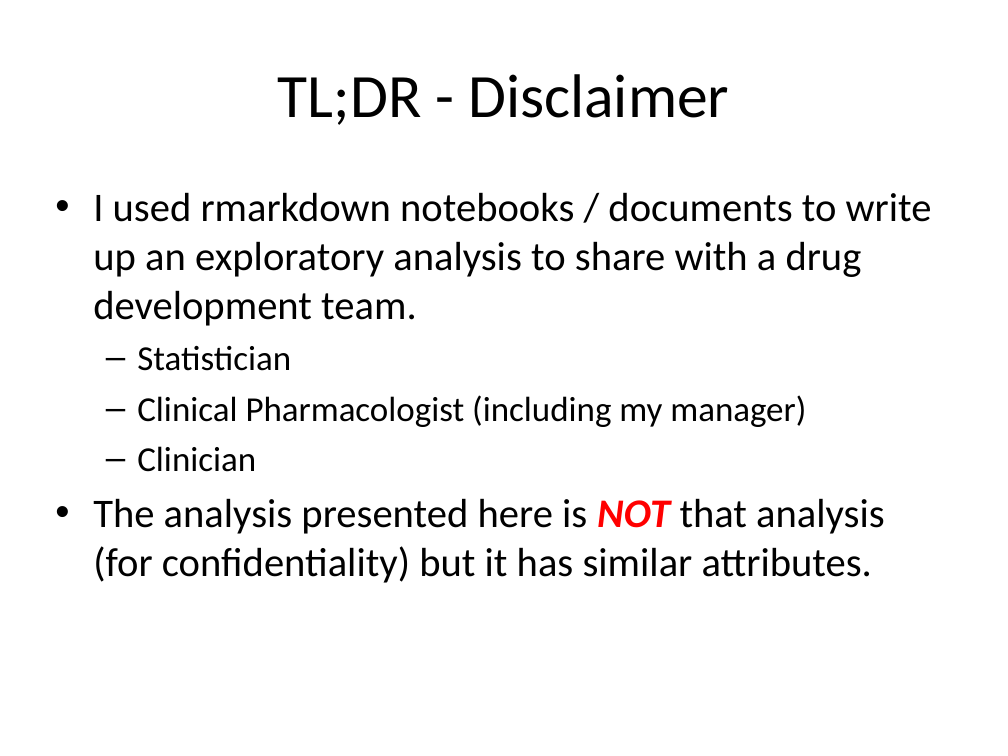
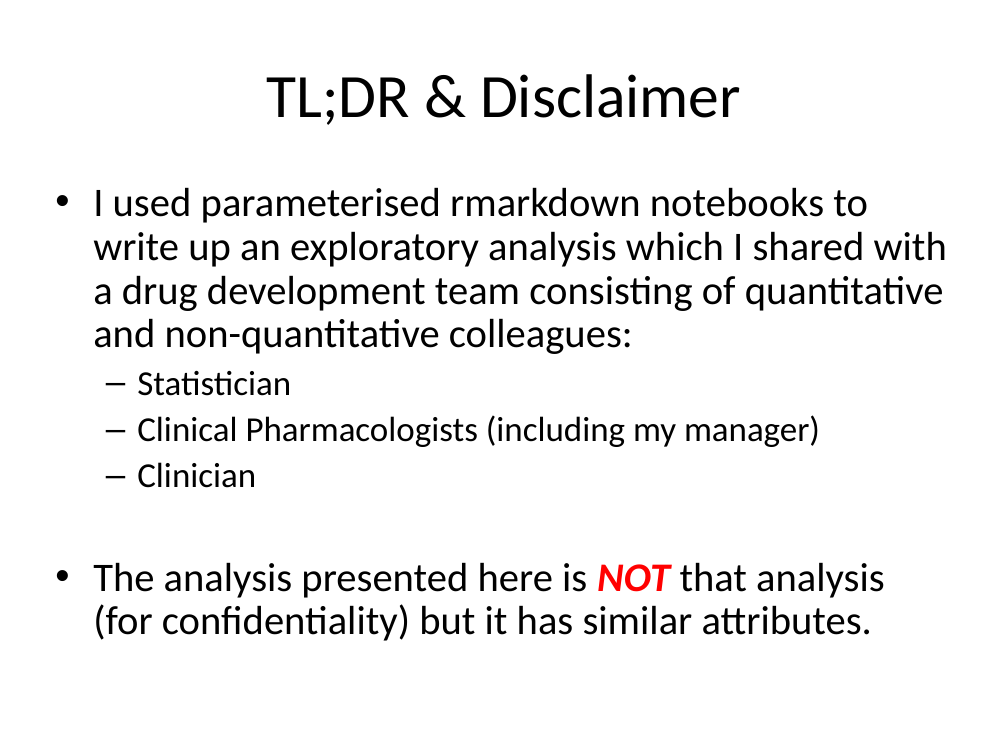
Before and after one commit to MikeKSmith/RStudioConf2019, a slide deck: slide 2 of The lazy and easily distracted report writer.pptx. Drawn at 1008x756 pixels with LibreOffice and Linux fonts; fonts in the diff are those of the drawing. Boxes give left, top, right and bottom in pixels: in the first picture for what was removed or moved away, otherwise in the second. Text is boxed around its words. In the diff, an @@ line names an element or a change of style, - is before the commit and + after.

```diff
--- a/The lazy and easily distracted report writer.pptx
+++ b/The lazy and easily distracted report writer.pptx
@@ title at (x1=266, y1=74, x2=741, y2=125): text changed @@
-TL;DR - Disclaimer
+TL;DR & Disclaimer
@@ text at (x1=93, y1=187, x2=947, y2=354): text changed @@
-• I used rmarkdown notebooks / documents to write up an exploratory analysis to share with a drug development team.
+• I used parameterised rmarkdown notebooks to write up an exploratory analysis which I shared with a drug development team consisting of quantitative and non-quantitative colleagues:
@@ text at (x1=93, y1=371, x2=885, y2=641): line spacing 1 to 0.9 @@
@@ text at (x1=137, y1=415, x2=820, y2=447): text changed @@
-  – Clinical Pharmacologist (including my manager)
+  – Clinical Pharmacologists (including my manager)
```
Also in this commit, not shown: 5 other slides changed, 1 other file.
